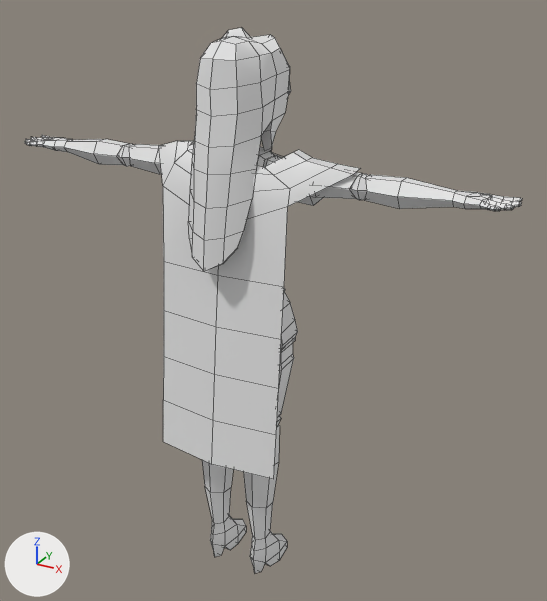
A saved change to the Blender file 6 Month Project/Assets/_Project/Art/Models/Characters/MainCharacter.blend.
The view is the same before and after, from a 50 mm camera at (1.27, -2.05, 2.17) aimed at (0.09, 0.09, 1.1). The axes (+X, +Y, +Z) are drawn at lower left. The lights are the same throughout. Mesh edges are drawn as thin lines.

In view in the first picture: 'Base', 'Cape', 'Hair', 'Shorts'.
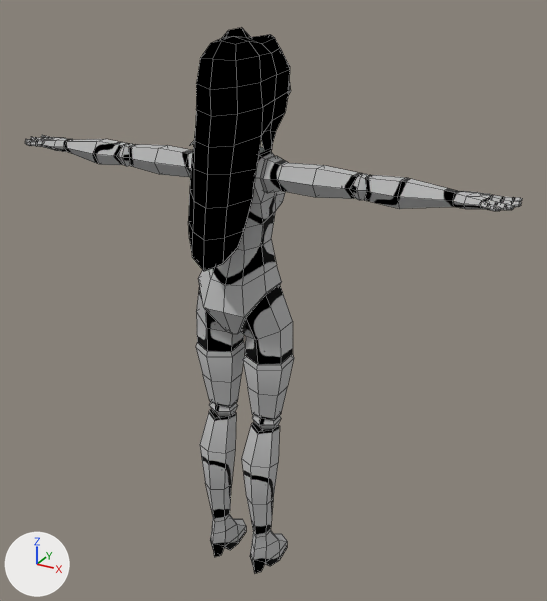
What changed in the scene script:
```text
Change mat_material:
    where n1 = _N.new('ShaderNodeBsdfPrincipled'); n1.name = 'Principled BSDF'
    add n1.inputs[13].default_value = 0.0  # 'Specular IOR Level'
    add n2 = _N.new('ShaderNodeTexImage'); n2.name = 'Image Texture.001'
    add n2.image = img_main_character_metallic_png
    add n3 = _N.new('ShaderNodeTexImage'); n3.name = 'Image Texture.002'
    add n3.image = img_main_character_roughness_png
    add n4 = _N.new('ShaderNodeTexImage'); n4.name = 'Image Texture'
    add n4.image = img_main_character_base_color_png
    add _L.new(n4.outputs[0], n1.inputs[0])  # 'Color' to 'Base Color'
    add _L.new(n2.outputs[0], n1.inputs[1])  # 'Color' to 'Metallic'
    add _L.new(n3.outputs[0], n1.inputs[2])  # 'Color' to 'Roughness'
Change me_circle_005:
    verts and faces of me_circle_005; kept vertices keep their numbers, new ones are numbered from 748
    remove me_circle_005.from_pydata(...)  # 748 vertices, 762 faces; spans x -0.9..0.9, y -0.1..0.16, z -0.01..1.95
    add me_circle_005.from_pydata(...)  # 760 vertices, 774 faces; spans x -0.9..0.9, y -0.1..0.16, z -0.01..1.95
    me_circle_005 part 1
    12 faces are deleted
    12 vertices are added at x -0.16..0.16, y -0.04..0.1, z 0.78..0.79
    24 new faces join them
    me_circle_005 part 2
    add for i in [92, 93, 97, 451, 452, 456]: verts[i] += (0.0, 0.01, 0.0)
    add for i in [141, 143, 145, 500, 502, 504]: verts[i] += (0.0, 0.01, 0.01)
    add for i in [142, 144, 501, 503]: verts[i] += (0.0, 0.0, 0.01)
    add verts[505] = (0.09, -0.08, 0.34)  # moved, pixel (252, 504)
    add verts[146] = (-0.09, -0.08, 0.34)  # moved, pixel (210, 489)
    me_circle_005 part 3: 36 kept faces spanning x -0.18..0.18, y -0.09..0.12, z 0.9..1.18 get new texture (UV) coordinates
Change me_circle_008:
    where me_circle_008.from_pydata(...)  # 168 vertices, 180 faces; spans x -0.139..0.147, y -0.209..0.165, z 1.295..1.998
    remove me_circle_008.materials.append(mat_material)  # white #e7e7e7
    add me_circle_008.materials.append(mat_material_001)  # black #000000
Change ob_shorts:
    add ob_shorts.hide_set(True)
Change ob_cape:
    add ob_cape.hide_set(True)
```

Location of each change, [x1, y1, x2, y2] in pixels of the pictures (547 x 601 px; the box of a moved part takes in the faces that stretch with it):
'Base', surface changed, reshaped (white to grey): [25, 135, 522, 573] in both
'Cape', hidden: before [159, 141, 360, 479]
'Hair', surface changed, recoloured (grey to black): [188, 28, 291, 271] in both
'Shorts', hidden: before [281, 289, 298, 352]
part 1 of me_circle_005, built on: before [277, 359, 294, 417]; after [196, 347, 294, 420]
part 2 of me_circle_005, moved or reshaped: before [202, 460, 279, 550]; after [200, 445, 278, 549]
part 3 of me_circle_005, surface changed: before [280, 343, 294, 370]; after [196, 285, 294, 370]
